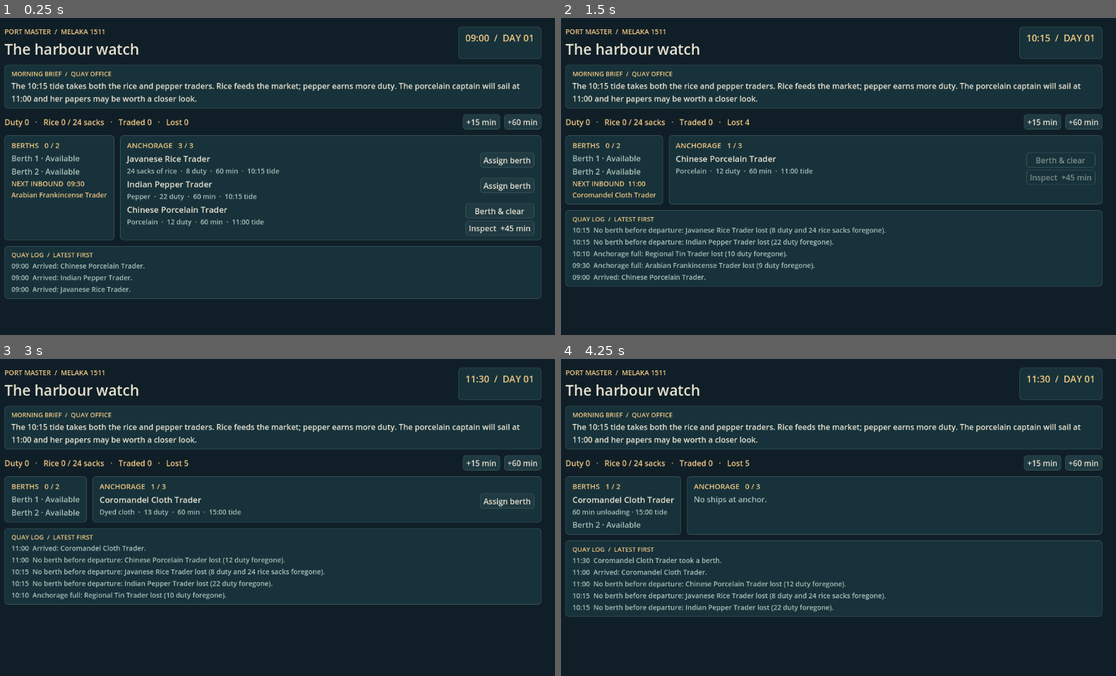
Above: before the commit, frames 1-4 (two rows, left to right).
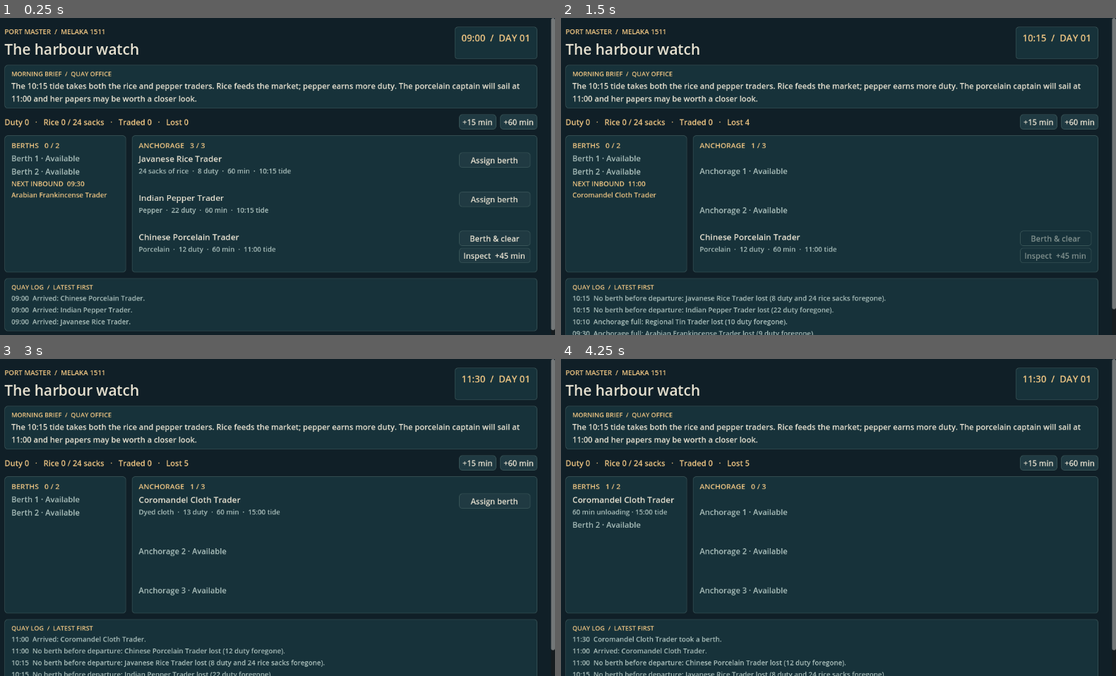
Above: after the commit, the same moments.

Repository: amylhk/port-master
Game: Godot game, scene res://scenes/harbour.tscn
The game is run twice, just before and just after one commit, with the same random seed, the same clock (stepped at 60 frames per second) and the same inputs.
Inputs:
- Up to frame 1 (0.25 s): no input
- Up to frame 2 (1.5 s): click "+15 min" at 0.5 s; click "+60 min" at 1.25 s
- Up to frame 3 (3 s): click "+15 min" at 2 s; click "+60 min" at 2.75 s
- Up to frame 4 (4.25 s): click "Assign berth" at 3.5 s

The runs differ from the first frame. In frame 1, 6.2% of the frame differs, in the area x 0-100%, y 0-99%; in frame 2, 7.3%, in the area x 0-100%, y 0-100%; in frame 3, 7.1%; in frame 4, 6.4%.

Commit message:
Keep anchorage controls in stable slots
Co-Authored-By: Amy Lui <amyluihokwan@gmail.com>

Diff:
--- a/scripts/harbour.gd
+++ b/scripts/harbour.gd
@@ -92,12 +92,13 @@
     board.add_theme_constant_override("separation", 12)
     content.add_child(board)
     var moored := _panel(board)
+    moored.get_parent().custom_minimum_size.x = 248
     _label(moored, "BERTHS   %d / %d" % [day.berths.size(), PortDay.BERTH_CAPACITY], 15, GOLD)
     for ship in day.berths:
-        _label(moored, ship["name"], 17)
+        _label(moored, ship["name"], 17, INK, true)
         _label(moored, "%d min unloading · %s tide" % [
             ship["remaining"], PortDay.clock(int(ship["departure"]))
-        ], 14, MUTED)
+        ], 14, MUTED, true)
     for slot in PortDay.BERTH_CAPACITY - day.berths.size():
         _label(moored, "Berth %d · Available" % (day.berths.size() + slot + 1), 16, MUTED)
     var next_arrival := ""
@@ -105,17 +106,20 @@
         var ship: Dictionary = day.scenario["ships"][day.next_ship]
         next_arrival = "NEXT INBOUND  %s\n%s" % [PortDay.clock(int(ship["arrival"])), ship["name"]]
     if not next_arrival.is_empty():
-        _label(moored, next_arrival, 14, GOLD)
+        _label(moored, next_arrival, 14, GOLD, true)
 
     var anchorage := _panel(board)
     anchorage.get_parent().size_flags_horizontal = Control.SIZE_EXPAND_FILL
     _label(anchorage, "ANCHORAGE   %d / %d" % [day.waiting.size(), PortDay.ANCHORAGE_CAPACITY], 15, GOLD)
-    if day.waiting.is_empty():
-        _label(anchorage, "No ships at anchor.", 16, MUTED)
-    for ship in day.waiting:
+    for slot in PortDay.ANCHORAGE_CAPACITY:
+        var ship := day.ship_at_anchor(slot)
         var row := HBoxContainer.new()
+        row.custom_minimum_size.y = 76
         row.add_theme_constant_override("separation", 8)
         anchorage.add_child(row)
+        if ship.is_empty():
+            _label(row, "Anchorage %d · Available" % (slot + 1), 16, MUTED)
+            continue
         var details := VBoxContainer.new()
         details.size_flags_horizontal = Control.SIZE_EXPAND_FILL
         row.add_child(details)
@@ -124,6 +128,7 @@
             ship["cargo"], ship["duty"], ship["minutes"], PortDay.clock(int(ship["departure"]))
         ], 14, MUTED, true)
         var actions := VBoxContainer.new()
+        actions.custom_minimum_size.x = 146
         row.add_child(actions)
         var berth_open := day.berths.size() < PortDay.BERTH_CAPACITY
         _button(actions, "Berth & clear" if day.has_case(ship) else "Assign berth",
--- a/scripts/port_day.gd
+++ b/scripts/port_day.gd
@@ -101,6 +101,13 @@
     return ship.get("inspection_case", "") == inspection["id"]
 
 
+func ship_at_anchor(slot: int) -> Dictionary:
+    for ship in waiting:
+        if ship["anchor_slot"] == slot:
+            return ship
+    return {}
+
+
 func closed() -> bool:
     return minute_of_day >= int(scenario["end_minute"])
 
@@ -149,6 +156,10 @@
         if waiting.size() >= ANCHORAGE_CAPACITY:
             _lose(ship, "Anchorage full")
         else:
+            for slot in ANCHORAGE_CAPACITY:
+                if ship_at_anchor(slot).is_empty():
+                    ship["anchor_slot"] = slot
+                    break
             ship["remaining"] = int(ship["minutes"])
             waiting.append(ship)
             _log("Arrived: %s." % ship["name"])
--- a/tests/stage_a.gd
+++ b/tests/stage_a.gd
@@ -20,9 +20,13 @@
 
     _expect(day.waiting.size() == 3, "morning harbour has three waiting ships")
     harbour._berth("rice", false)
+    _expect(day.ship_at_anchor(0).is_empty() and day.ship_at_anchor(1).get("id") == "pepper",
+        "assigning one ship keeps the other ship in its original row")
     harbour._berth("pepper", false)
     harbour._advance(60)
     _expect(day.rice == 24 and day.duty == 30, "two berths unload in parallel")
+    _expect(day.ship_at_anchor(0).get("id") == "resin" and day.ship_at_anchor(2).get("id") == "porcelain",
+        "a scheduled arrival fills a free slot without moving other ships")
     harbour._berth("porcelain", true)
     _expect(day.pending_case.is_empty(), "serving both early ships misses the inspection window")
     harbour._berth("porcelain", false)
